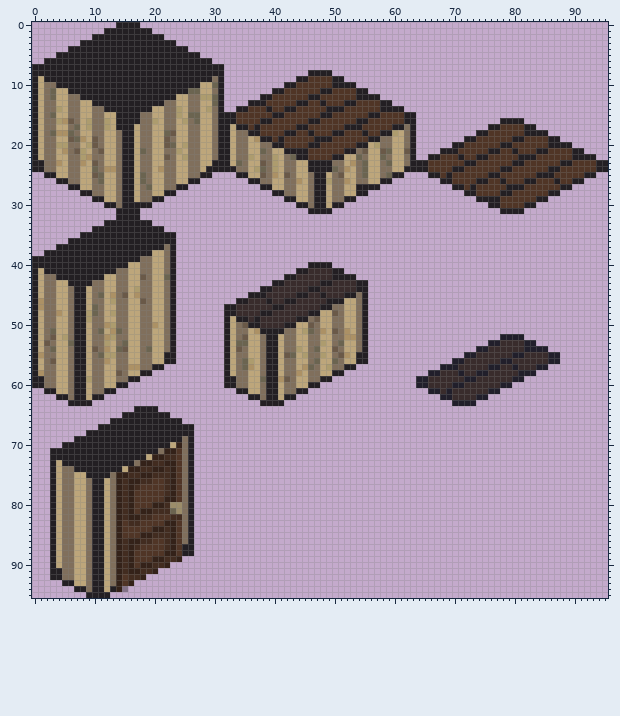
Pixel-art file, stored at Assets/Sprites/interior-iso-tiles.aseprite. The picture above is the old version.
96x96 pixels, 1 frame. Colours within 5 levels of each other are drawn and written as one.
The result:
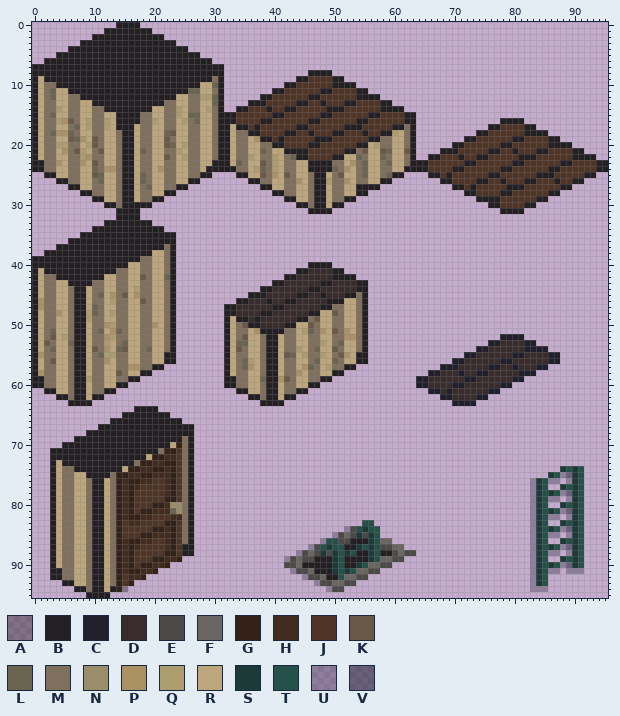
Palette (. is transparent): A #231f2369  B #231f23  C #211f2b  D #392c2c  E #4c4a49  F #6a6662  G #342219  H #422c20  J #503526  K #6a5948  L #6b6450  M #806f5c  N #9c8d6a  P #ac9165  Q #ad9c6e  R #bda67b  S #1c3a38  T #26504a  U #1d203552  V #1d20358a
Log entry: ladder parts
Changes in this commit:
layer "Flattened #2" added
layer "Layer 6" opacity 13% -> 100%
layer "Layer 5" opacity 19% -> 100%
layer "Layer 5" blend multiply -> normal
y 74: x 88..91 .... -> STST
y 75: x 86..91 ...... -> STUVST
y 76: x 83..87 ..... -> USTUU; x 89..91 ... -> UST
y 77: x 83..85 ... -> UST; x 88..91 .... -> STST
y 78: x 83..91 ......... -> USTSTUVST
y 79: x 83..87 ..... -> USTUU; x 89..91 ... -> UST
y 80: x 83..85 ... -> UST; x 88..91 .... -> STST
y 81: x 83..91 ......... -> USTSTUVST
y 82: x 83..87 ..... -> USTUU; x 89..91 ... -> UST
y 83: x 55..56 .. -> TT; x 83..85 ... -> UST; x 88..91 .... -> STST
y 84: x 52..57 ...... -> UETSTT; x 83..91 ......... -> USTSTUVST
y 85: x 50..57 ........ -> UEFESEST; x 83..87 ..... -> USTUU; x 89..91 ... -> UST
y 86: x 48..59 ............ -> UTTEEBBBSTFF; x 83..85 ... -> UST; x 88..91 .... -> STST
y 87: x 46..61 ................ -> UETSTTBBSTSTEEFF; x 83..91 ......... -> USTSTUVST
y 88: x 44..63 .................... -> UEFESESTSTBBSTBBEFEE; x 83..87 ..... -> USTUU; x 89..91 ... -> UST
y 89: x 42..61 .................... -> UEFEEBBBSTBBBBSTFFEE; x 83..85 ... -> UST; x 88..91 .... -> STST
y 90: x 42..59 .................. -> EEFBBBBBSTBBSTFFEE; x 83..91 ......... -> USTSTUVST
y 91: x 43..57 ............... -> UEEFBBBSTSTFFEE; x 83..87 ..... -> USTUU; x 89..91 ... -> UUU
y 92: x 45..55 ........... -> UEEFBBTFFEE; x 83..85 ... -> UST
y 93: x 47..53 ....... -> UEEFFEE; x 83..85 ... -> UST
y 94: x 49..51 ... -> UEE; x 83..85 ... -> UUU
Changed places in both pictures, as pixel boxes (x1, y1, x2, y2):
added: (530, 466, 584, 592)
added: (284, 520, 416, 592)
